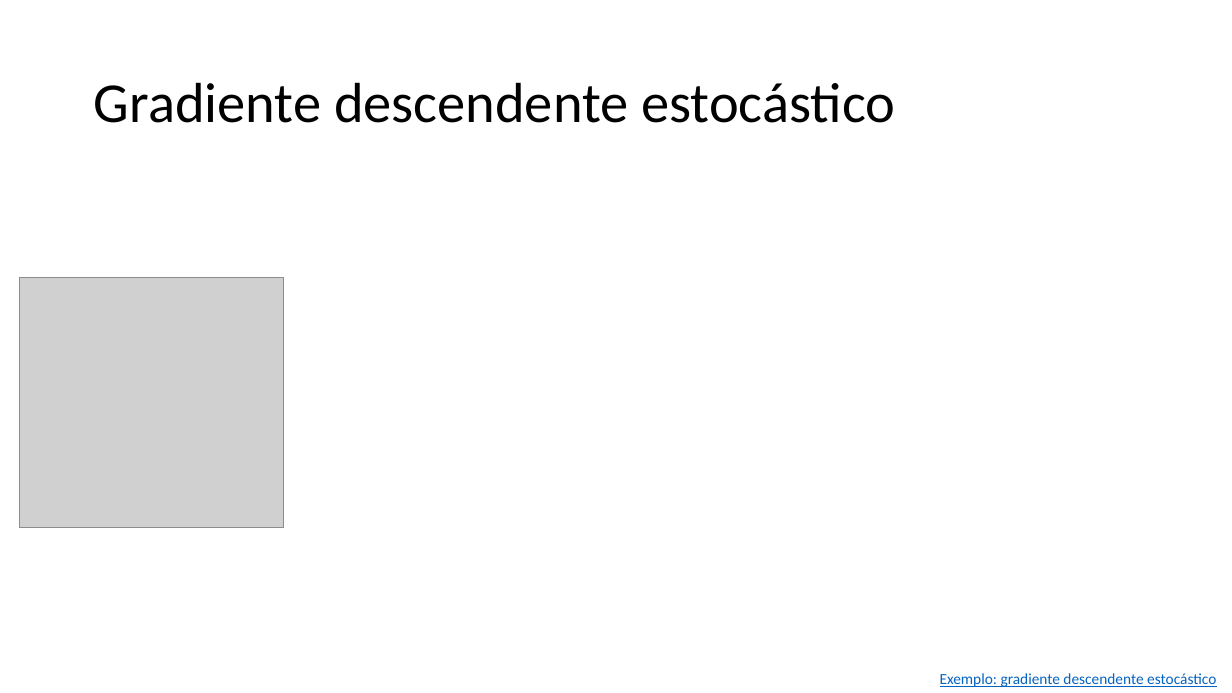
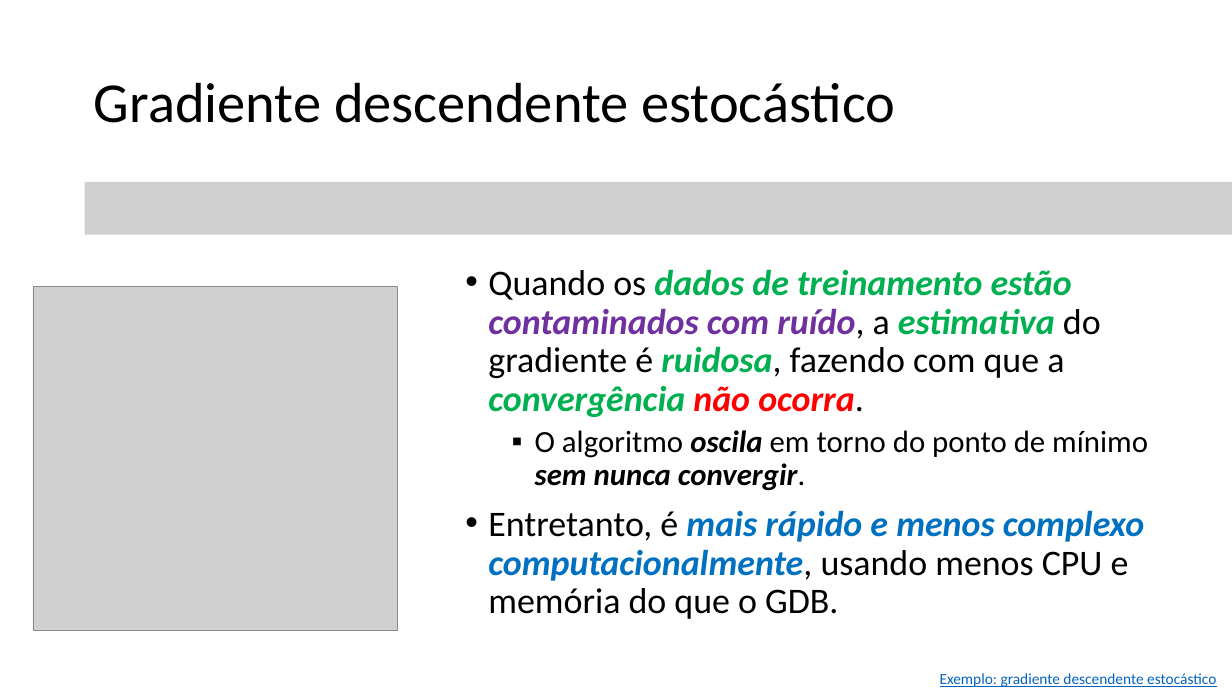
Before and after one commit to zz4fap/t319_aprendizado_de_maquina, a slide deck: slide 32 of slides/T319_Regressão_Linear (Parte II).pptx. Drawn at 1232x693 pixels with LibreOffice and Linux fonts; fonts in the diff are those of the drawing; grey boxes stand for pictures. Boxes give left, top, right and bottom in pixels: in the first picture for what was removed or moved away, otherwise in the second. Text is boxed around its words. In the diff, an @@ line names an element or a change of style, - is before the commit and + after.

```diff
--- a/slides/T319_Regressão_Linear (Parte II).pptx
+++ b/slides/T319_Regressão_Linear (Parte II).pptx
@@ picture added at <box>85,182,1232,235</box> @@
@@ text added at <box>488,269,1148,619</box>, 28 pt, text #000000, bold, italic @@
+• Quando os dados de treinamento estão contaminados com ruído, a estimativa do gradiente é ruidosa, fazendo com que a convergência não ocorra.
+  ▪ O algoritmo oscila em torno do ponto de mínimo sem nunca convergir.
+• Entretanto, é mais rápido e menos complexo computacionalmente, usando menos CPU e memória do que o GDB.
@@ picture: place and size @@
-picture at <box>19,277,284,528</box>
+picture at <box>33,287,397,631</box>
```
Also in this commit, not shown: 2 other slides changed, 5 other files.
